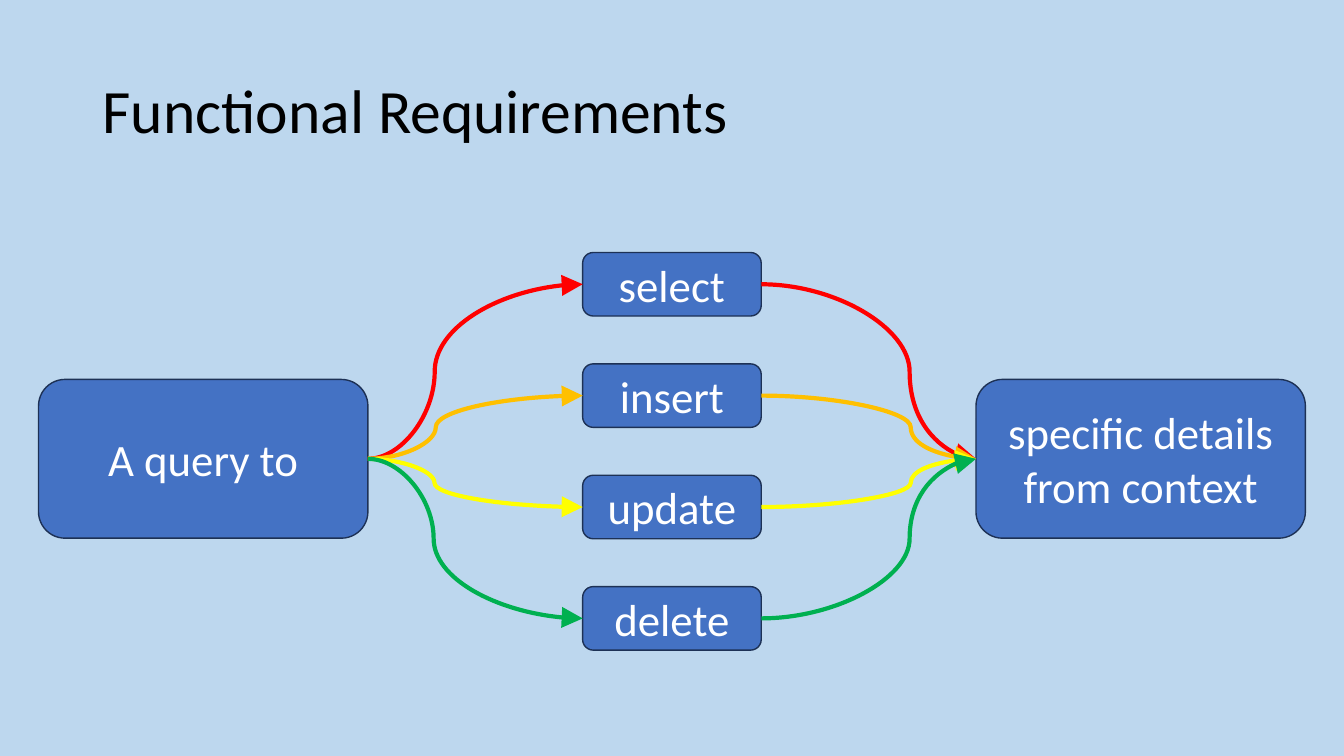
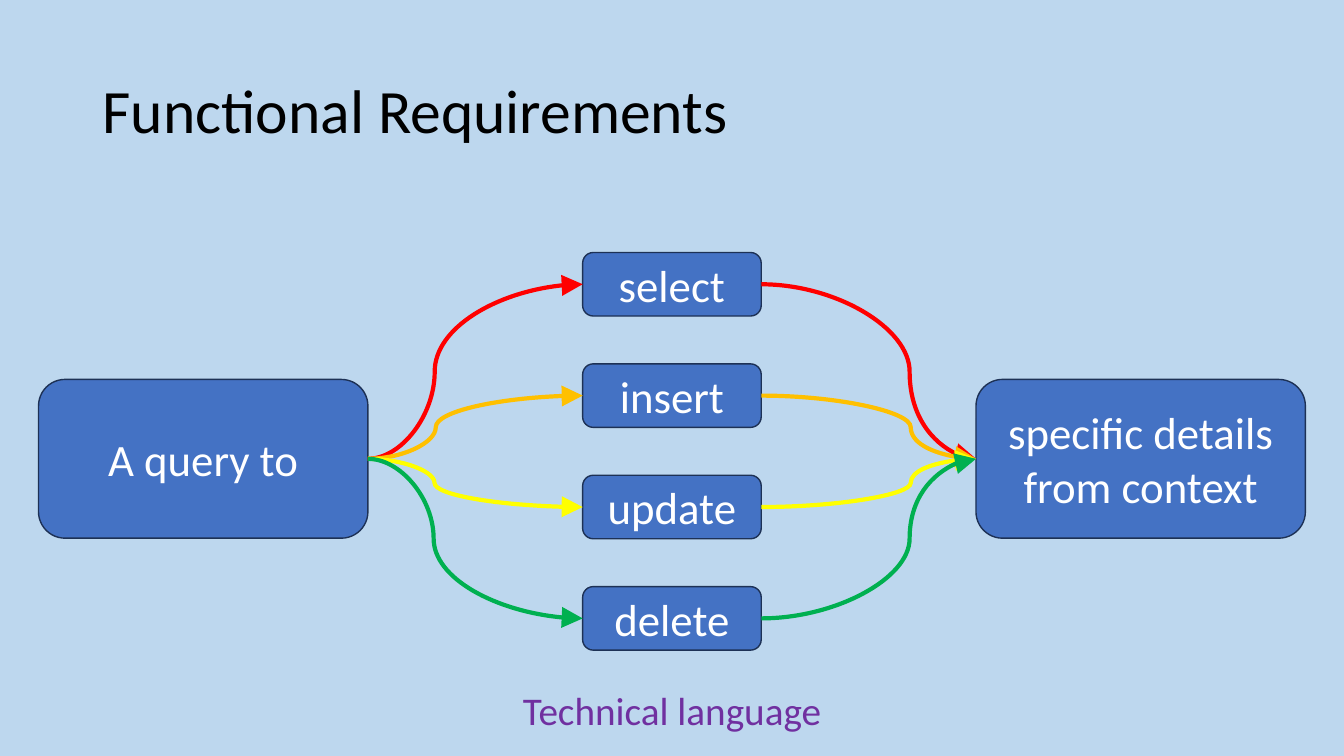
Before and after one commit to MrFriendCS/MrFriendCS.github.io, a slide deck: slide 204 of n5/ddd/N5 CS DDD Slides.pptx (slide 205 before the commit). Drawn at 1344x756 pixels with LibreOffice and Linux fonts; fonts in the diff are those of the drawing. Boxes give left, top, right and bottom in pixels: in the first picture for what was removed or moved away, otherwise in the second. Text is boxed around its words. In the diff, an @@ line names an element or a change of style, - is before the commit and + after.

```diff
--- a/n5/ddd/N5 CS DDD Slides.pptx
+++ b/n5/ddd/N5 CS DDD Slides.pptx
@@ text added at [523,698,821,732], 28 pt, text #7030A0 @@
+Technical language
```
Also in this commit, not shown: 7 other slides changed, 1 slide added, 2 slides removed, 1 other file.
